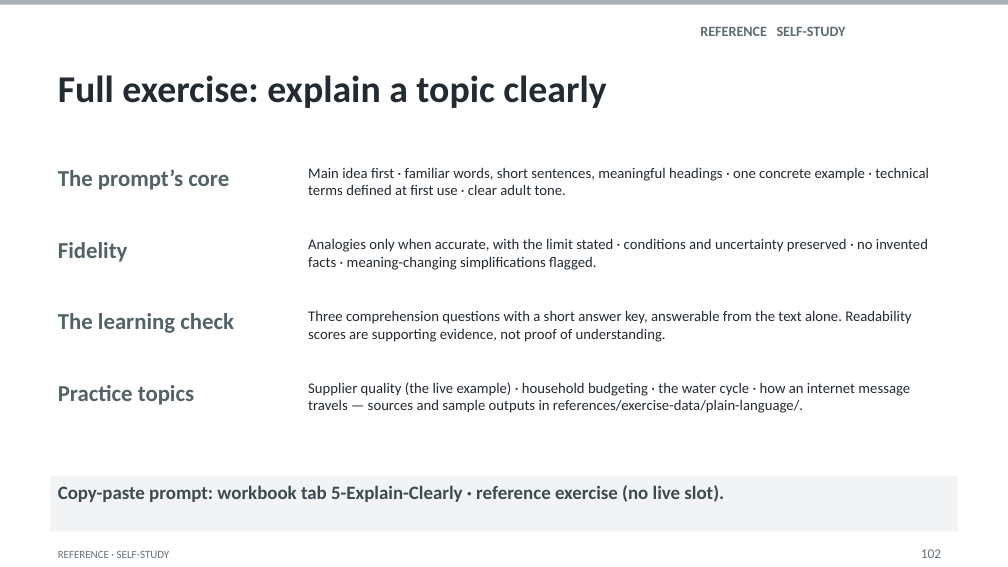
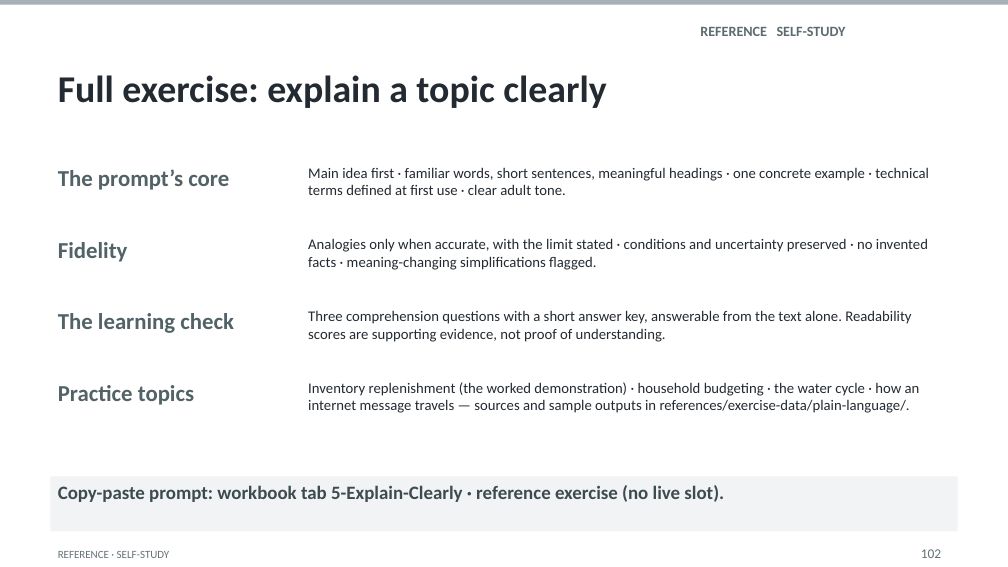
Before and after one commit to naviero1/Claude-Works, a slide deck: slide 56 of ai-training-prompt-engineering/deliverables/From_Prompts_to_Agents_Reference_Deck.pptx. Drawn at 1008x567 pixels with LibreOffice and Linux fonts; fonts in the diff are those of the drawing. Boxes give left, top, right and bottom in pixels: in the first picture for what was removed or moved away, otherwise in the second. Text is boxed around its words. In the diff, an @@ line names an element or a change of style, - is before the commit and + after.

```diff
--- a/ai-training-prompt-engineering/deliverables/From_Prompts_to_Agents_Reference_Deck.pptx
+++ b/ai-training-prompt-engineering/deliverables/From_Prompts_to_Agents_Reference_Deck.pptx
@@ text at (x1=308, y1=382, x2=920, y2=413): text changed @@
-Supplier quality (the live example) · household budgeting · the water cycle · how an internet message travels — sources and sample outputs in references/exercise-data/plain-language/.
+Inventory replenishment (the worked demonstration) · household budgeting · the water cycle · how an internet message travels — sources and sample outputs in references/exercise-data/plain-language/.
```
Also in this commit, not shown: 16 other slides changed, 19 other files.
